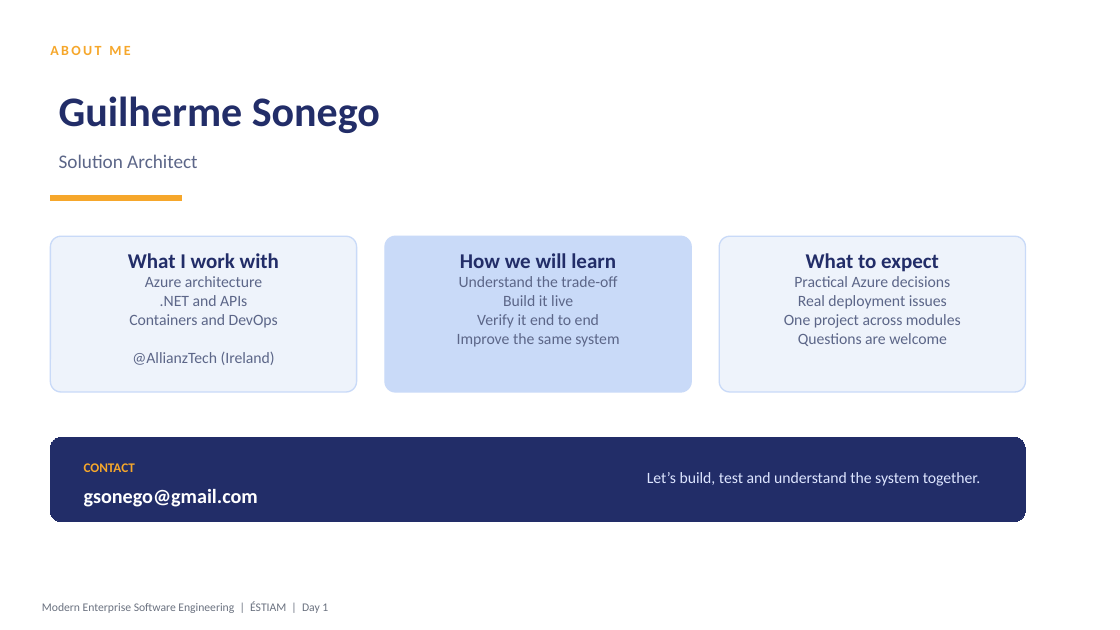
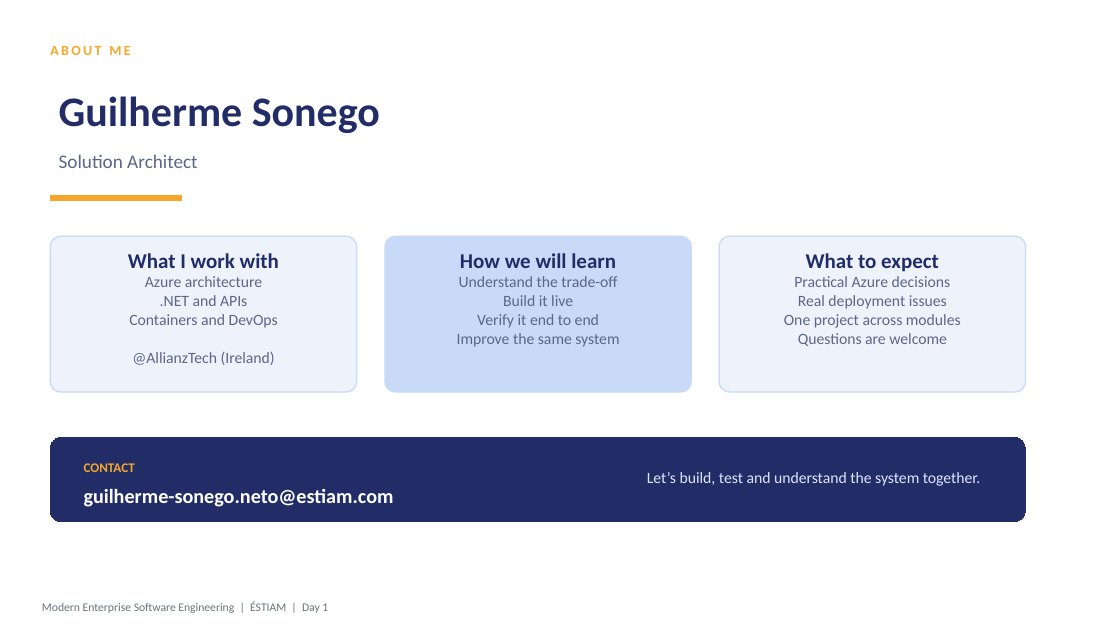
Before and after one commit to gsonego/3EADOTN__Material, a slide deck: slide 6 of Agenda.pptx. Drawn at 1120x630 pixels with LibreOffice and Linux fonts; fonts in the diff are those of the drawing. Boxes give left, top, right and bottom in pixels: in the first picture for what was removed or moved away, otherwise in the second. Text is boxed around its words. In the diff, an @@ line names an element or a change of style, - is before the commit and + after.

Commit message:
Update Agenda presentation file

```diff
--- a/Agenda.pptx
+++ b/Agenda.pptx
@@ text at [84, 489, 394, 507]: text changed @@
-gsonego@gmail.com
+guilherme-sonego.neto@estiam.com
```
